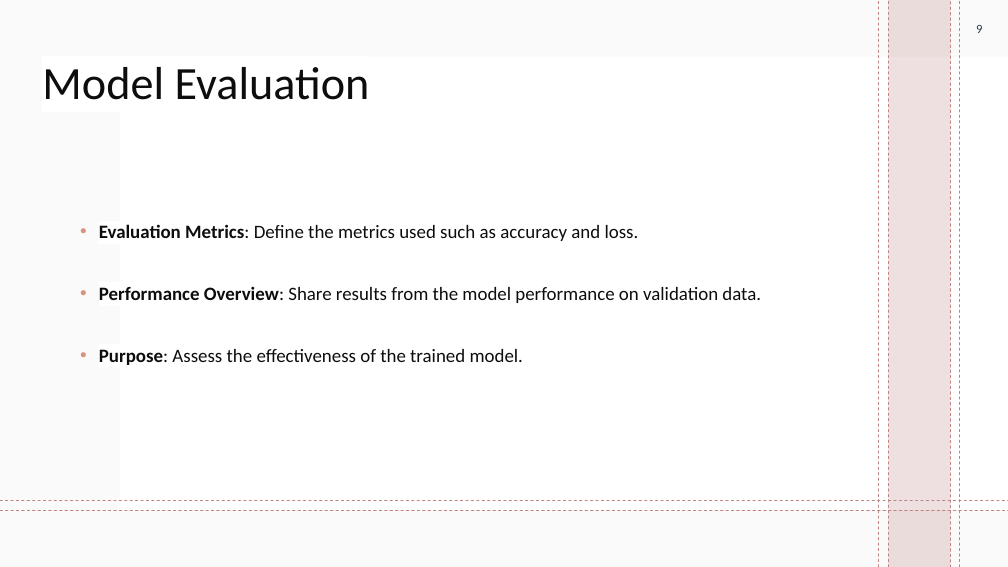
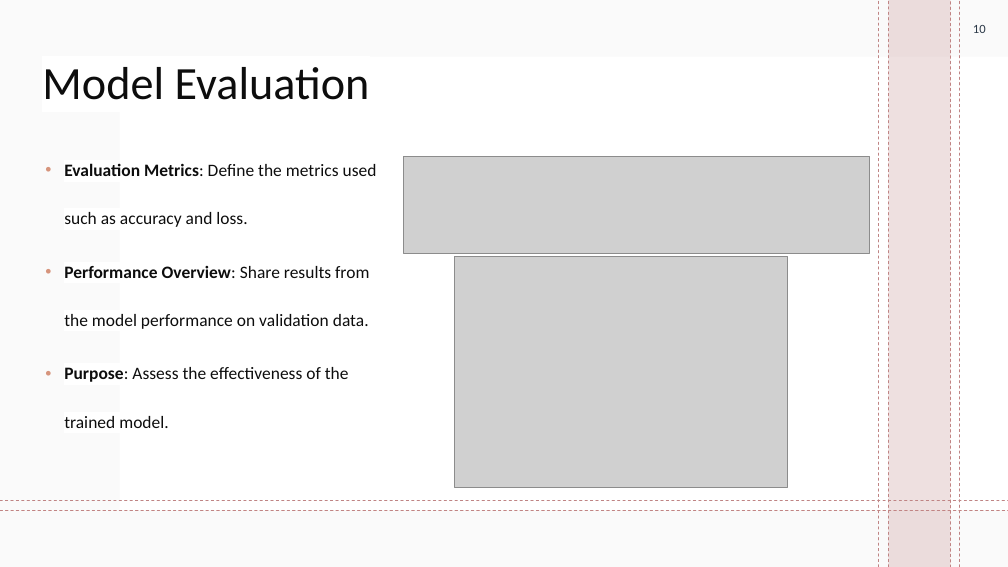
Before and after one commit to Hasansattar/Flaskapp_Amazon_Sentiment_Reviews, a slide deck: slide 10 of Amazon Product Review Sentiments presentation.pptx (slide 9 before the commit). Drawn at 1008x567 pixels with LibreOffice and Linux fonts; fonts in the diff are those of the drawing; grey boxes stand for pictures; background and template pictures are left out. Boxes give left, top, right and bottom in pixels: in the first picture for what was removed or moved away, otherwise in the second. Text is boxed around its words. In the diff, an @@ line names an element or a change of style, - is before the commit and + after.

```diff
--- a/Amazon Product Review Sentiments presentation.pptx
+++ b/Amazon Product Review Sentiments presentation.pptx
@@ page number at [973,25,986,33]: text changed @@
-9
+10
@@ text "Evaluation Metrics: Define the metrics ...": place and size @@
-text "Evaluation Metrics: Define the metrics ..." at [99,224,761,365]
+text "Evaluation Metrics: Define the metrics ..." at [64,163,377,428]
@@ text "Evaluation Metrics: Define the metrics ..." at [64,163,377,428]: size 18 to 16.6 pt; line spacing 2.5 to 2.3 @@
@@ picture added at [404,156,870,253] @@
@@ picture added at [454,256,789,487] @@
```
Also in this commit, not shown: 10 other slides changed, 1 slide added, 1 other file.
